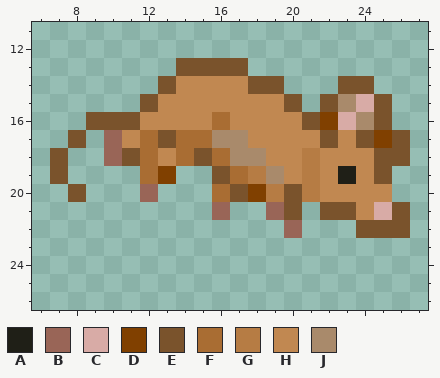
Edited in one commit: pixel-art sprite (Resources/Textures/Mobs/Animals/mouse.rsi/dead-1.png). Above, as it was before the edit.
The file is 32x32 pixels. Shown: x 6..27, y 11..26.
Palette (. is transparent): A #1f1f17  B #996557  C #d8aba6  D #804000  E #7a532c  F #a96d33  G #b67c44  H #c18851  J #a98a6b
Pixels before, first column x 7:
13 .......EEEE.........
14 ......EHHHHEE...EE..
15 .....EHHHHHHHE.EJCE.
16 ..EEEHHHHFHHHHEDCJE.
17 .E.BHFEFFJJHHHHEHEDE
18 E..BEFHFEFJJHHGHHHEE
19 E....FD..EFGJHGHAHE.
20 .E...B...FEDGEGHHHH.
21 .........B..BE.EEHCE
22 .............B...EEE
New version:
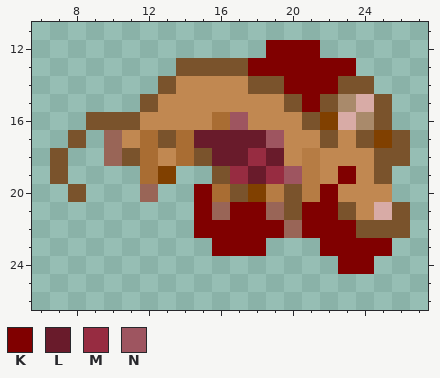
Colours new in this view: K #800000  L #691b2b  M #972c41  N #9e5560
Changes in this commit:
y 12: x 19..21 ... -> KKK
y 13: x 18..23 ...... -> KKKKKK
y 14: x 20..22 ... -> KKK
y 15: x 21 . -> K
y 16: x 17 H -> N
y 17: x 15..19 FJJHH -> LLLLN
y 18: x 16..19 FJJH -> LLML
y 19: x 17..20 FGJH -> MLMN; x 23 A -> K
y 20: x 15 . -> K; x 22 H -> K
y 21: x 15 . -> K; x 17..18 .. -> KK; x 21..22 .E -> KK
y 22: x 15..19 ..... -> KKKKK; x 21..23 ... -> KKK
y 23: x 16..18 ... -> KKK; x 22..25 .... -> KKKK
y 24: x 23..24 .. -> KK
Boxes around the changes in both pictures, in picture pixels (x1, y1, x2, y2):
changed: (194, 40, 392, 274)
